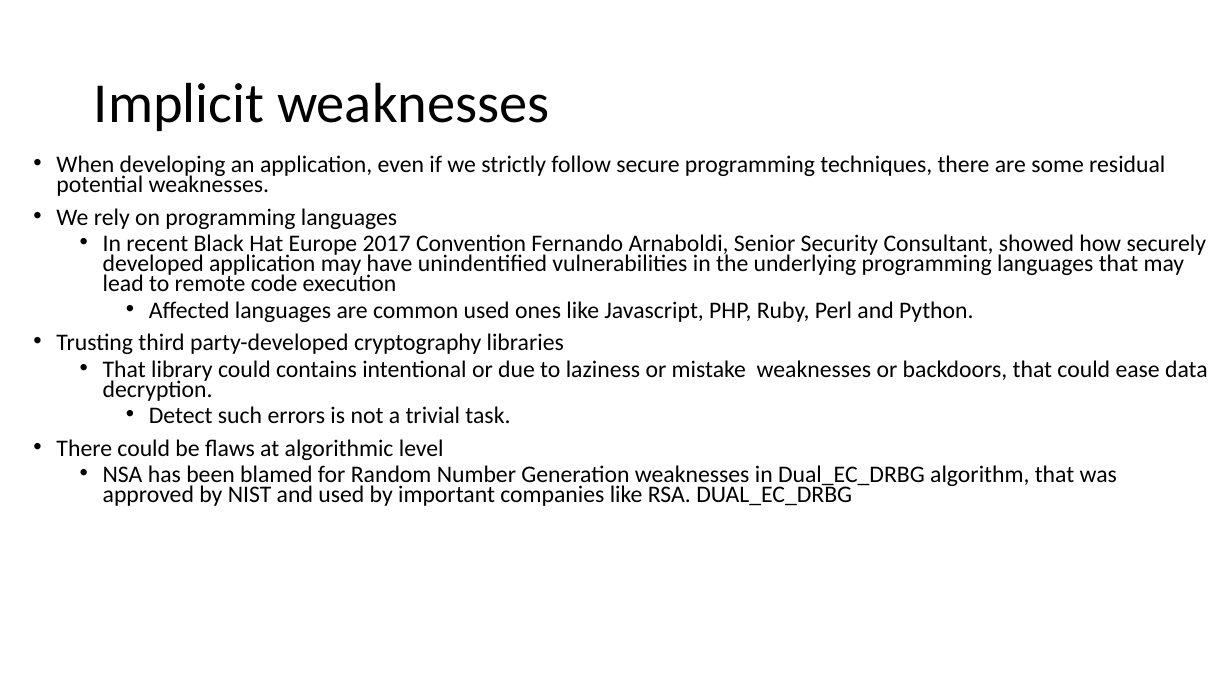
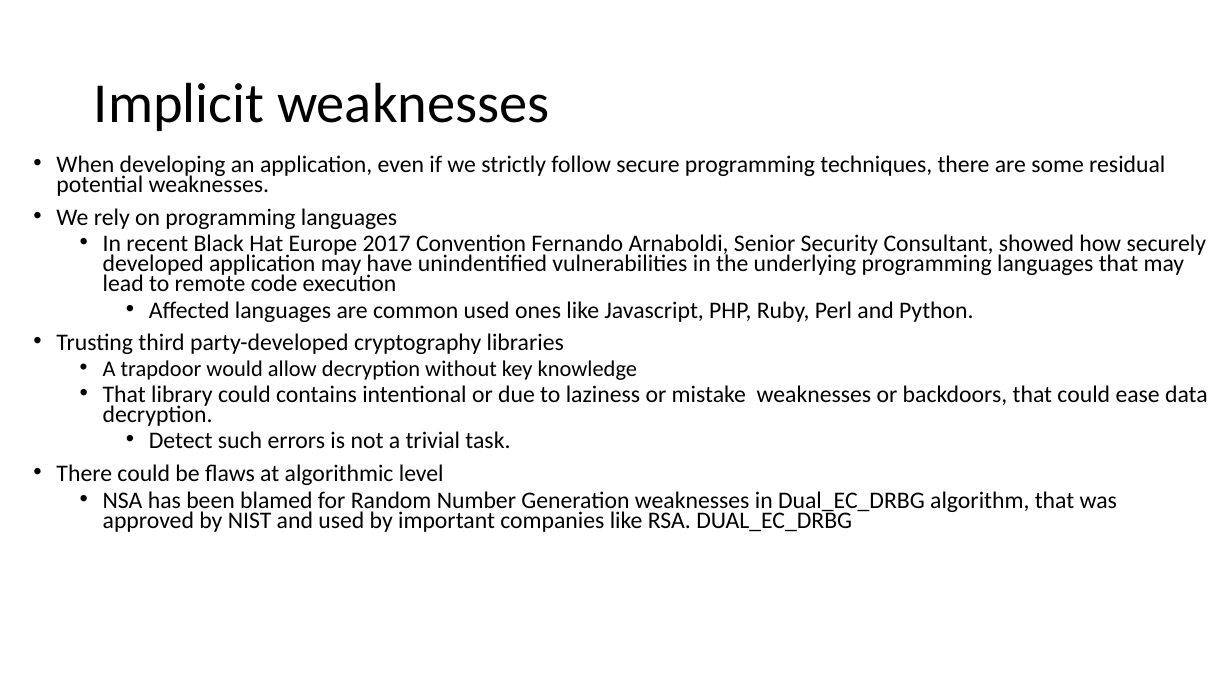
Before and after one commit to fparricelli/Encrypted-data-exchange-between-two-Arduino-boards-using-Symmetric-Encryption, a slide deck: slide 21 of Documentazione e cose così/Slide_concettuali_Luca.pptx (slide 19 before the commit). Drawn at 1232x693 pixels with LibreOffice and Linux fonts; fonts in the diff are those of the drawing. Boxes give left, top, right and bottom in pixels: in the first picture for what was removed or moved away, otherwise in the second. Text is boxed around its words. In the diff, an @@ line names an element or a change of style, - is before the commit and + after.

```diff
--- a/Documentazione e cose così/Slide_concettuali_Luca.pptx
+++ b/Documentazione e cose così/Slide_concettuali_Luca.pptx
@@ text at <box>103,360,637,380</box>: paragraph added @@
+  • A trapdoor would allow decryption without key knowledge
```
Also in this commit, not shown: 1 other slide changed, 3 slides added, 1 slide removed, 5 other files.
